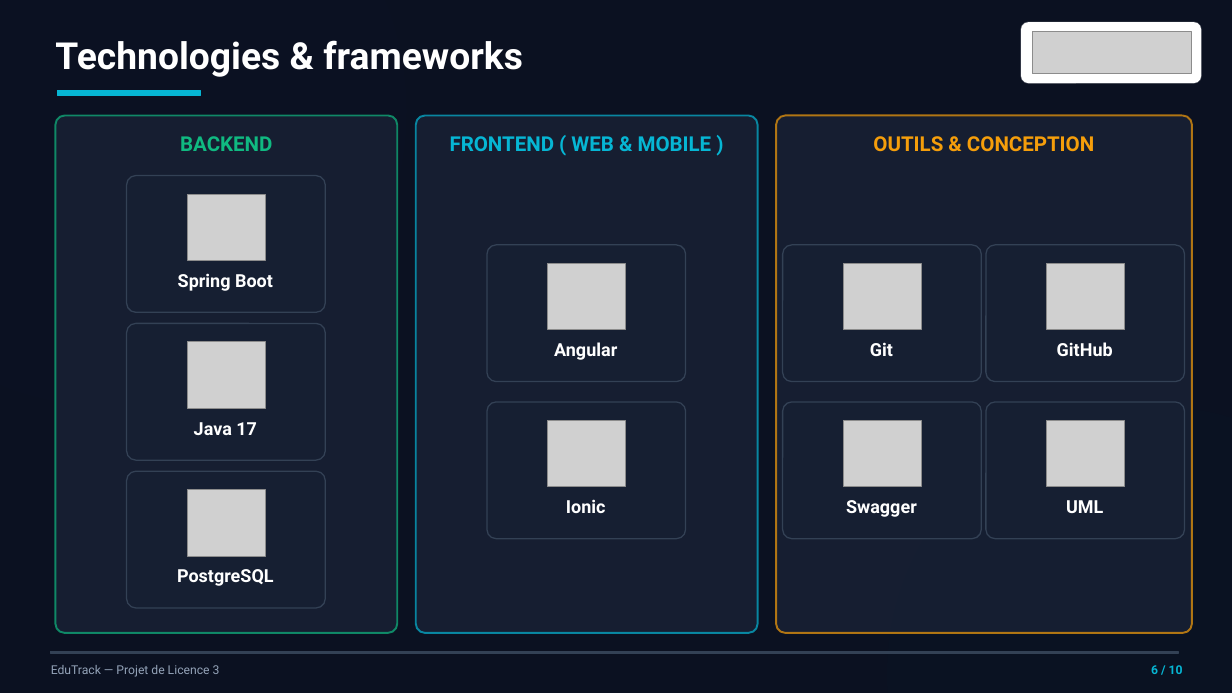
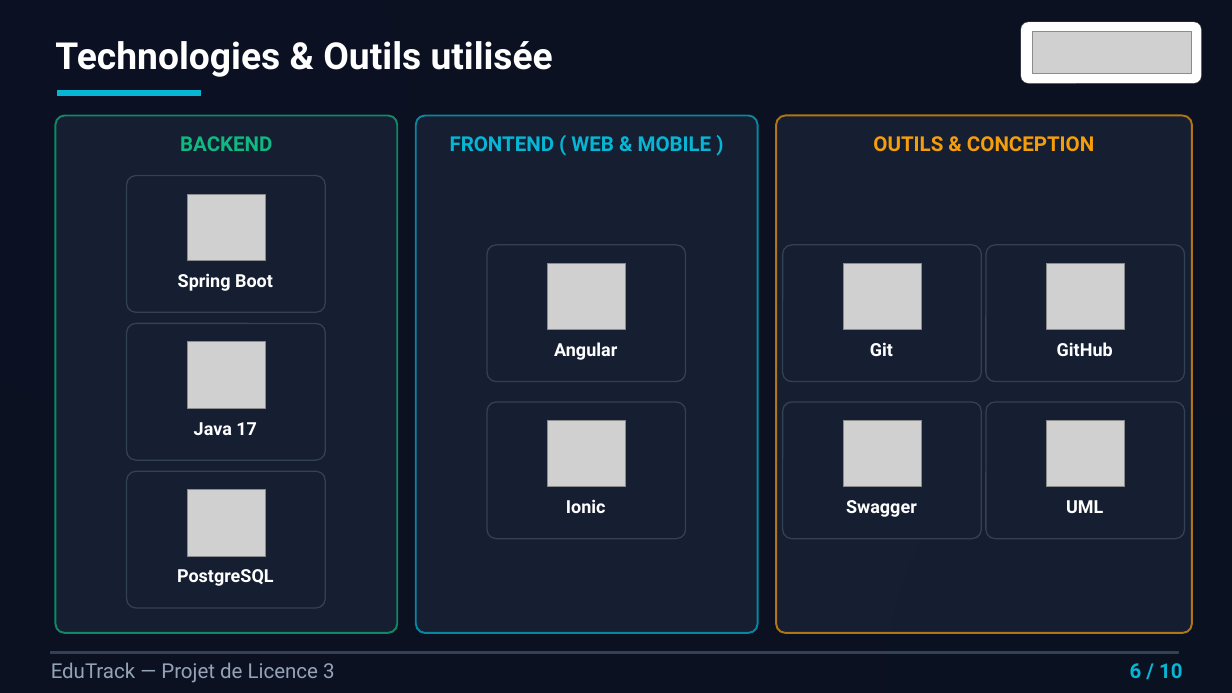
Before and after one commit to moussa7006/suivi-pedagogique-system, a slide deck: slide 6 of MEMOIRE/Presentation_EduTrack_soutenance2.pptx. Drawn at 1232x693 pixels with LibreOffice and Linux fonts; fonts in the diff are those of the drawing; grey boxes stand for pictures. Boxes give left, top, right and bottom in pixels: in the first picture for what was removed or moved away, otherwise in the second. Text is boxed around its words. In the diff, an @@ line names an element or a change of style, - is before the commit and + after.

```diff
--- a/MEMOIRE/Presentation_EduTrack_soutenance2.pptx
+++ b/MEMOIRE/Presentation_EduTrack_soutenance2.pptx
@@ text at (55, 41, 553, 77): text changed @@
-Technologies & frameworks
+Technologies & Outils utilisée
@@ text "EduTrack — Projet de Licence ..." at (51, 662, 335, 683): size 9.5 to 16 pt @@
@@ text "6 / 10" at (1130, 663, 1182, 678): size 9.5 to 16 pt @@
```
Also in this commit, not shown: 8 other slides changed, 17 other files.
